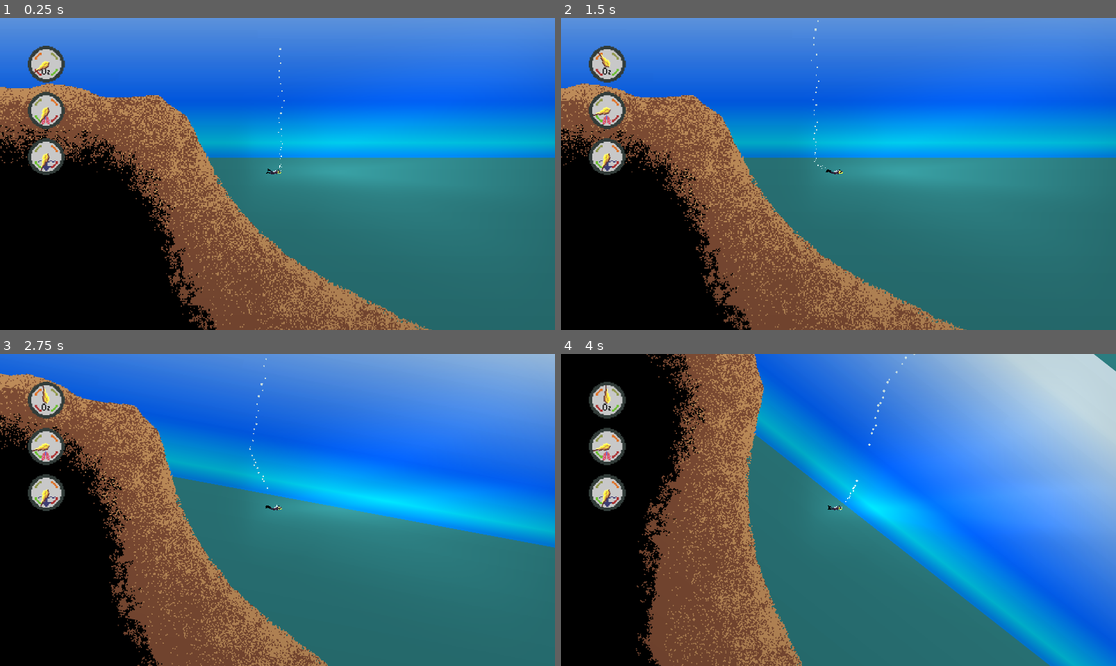
Above: before the commit, frames 1-4 (two rows, left to right).
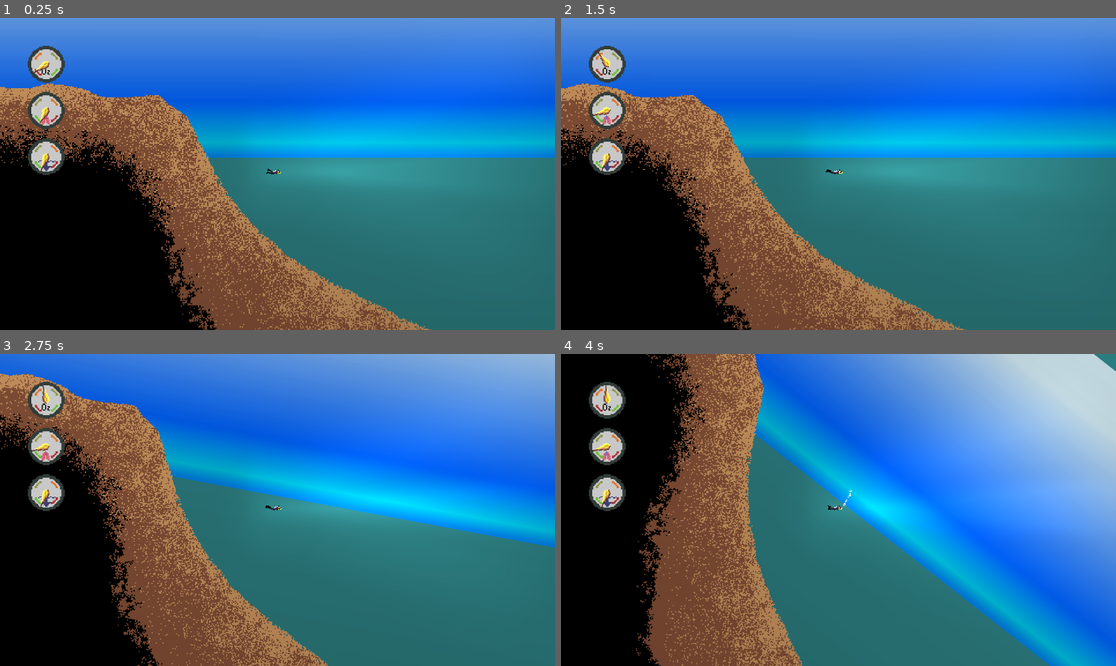
Above: after the commit, the same moments.

Repository: BrothersChimes/aphosis
Game: Godot game, scene res://map_and_lighting.tscn
Two runs of this game, one before a commit and one after it. Both use one fixed random seed, a clock stepped at 60 frames per second and the inputs below. This scene is started directly instead of the project's main scene.
Inputs:
- Up to frame 1 (0.25 s): no input
- Up to frame 2 (1.5 s): hold Space (sprint) 0.53-1.28 s; hold Up (up_button) from 0.53 s (still down); tap Space (sprint) at 1.35 s
- Up to frame 3 (2.75 s): release Up (up_button) at 2.03 s; hold Left (left_button) from 2.03 s (still down); hold Space (sprint) from 2.03 s (still down)
- Up to frame 4 (4 s): keep holding Left (left_button); release Space (sprint) at 2.78 s; tap Space (sprint) at 2.85 s; hold Space (sprint) from 3.53 s (still down)

The runs differ from the first frame. In frame 1, less than 0.1% of the frame differs, in the area x 50-52%, y 9-49%; in frame 2, less than 0.1%; in frame 3, less than 0.1%; in frame 4, less than 0.1%, in the area x 50-64%, y 0-51%.

Commit message:
better bubbles

Diff:
--- a/bubblegen.tscn
+++ b/bubblegen.tscn
@@ -28,11 +28,9 @@
 [node name="ManyParticles" type="CPUParticles2D" parent="."]
 material = SubResource("ShaderMaterial_rdv3m")
 emitting = false
-amount = 100
-lifetime = 15.0
+amount = 200
+lifetime = 20.0
 speed_scale = 2.0
-randomness = 0.9
-lifetime_randomness = 0.1
 emission_shape = 1
 emission_sphere_radius = 7.0
 gravity = Vector2(0, -20)
@@ -44,13 +42,10 @@
 
 [node name="FewParticles" type="CPUParticles2D" parent="."]
 material = SubResource("ShaderMaterial_rdv3m")
+emitting = false
 amount = 40
-lifetime = 40.0
-preprocess = 3.0
+lifetime = 20.0
 speed_scale = 2.0
-explosiveness = 0.8
-randomness = 0.3
-lifetime_randomness = 0.7
 emission_shape = 1
 emission_sphere_radius = 5.0
 gravity = Vector2(0, -20)
--- a/player.gd
+++ b/player.gd
@@ -38,10 +38,12 @@
 
 const camera_resize_start = 5000
 
+var breath_timer = 3.0
+var breathe_out = true
+
 func get_consumption():
 	var depth_ratio = (current_depth / max_depth_possible)
 	consumption_multiplier = max_consumption_multiplier * depth_ratio
-	print(consumption_multiplier)
 	if consumption_multiplier < min_consumption_multiplier:
 		consumption_multiplier = min_consumption_multiplier
 
@@ -72,17 +74,31 @@
 	apply_depth()
 	consumption = get_consumption()
 	suck_oxy(delta)
-	sprint_bubblers()
+	sprint_bubblers(delta)
 	camera_with_depth()
 
 
-func sprint_bubblers():
-	if Input.is_action_just_pressed('sprint'):
-		$Bubblegen/ManyParticles.emitting = true
-		$Bubblegen/FewParticles.emitting = false
-	elif Input.is_action_just_released('sprint'):
-		$Bubblegen/ManyParticles.emitting = false
-		$Bubblegen/FewParticles.emitting = true
+func sprint_bubblers(delta):
+	if Input.is_action_pressed('sprint'):
+		breath_timer -= 1.5*delta
+	else:
+		breath_timer -= delta
+
+	if breath_timer <= 0:
+		if breathe_out:
+			print("breathe out")
+			if Input.is_action_pressed('sprint'):
+				$Bubblegen/ManyParticles.emitting = true
+			else:
+				$Bubblegen/FewParticles.emitting = true
+		else:
+			print("breathe in")
+			$Bubblegen/ManyParticles.emitting = false
+			$Bubblegen/FewParticles.emitting = false
+
+
+		breathe_out = !breathe_out
+		breath_timer = 3.0
 
 @onready var camera_node = $Camera2D
 
Not shown: 1 places in Main.tscn that only renumber resources
Not shown: 1 places in map_and_lighting.tscn that only renumber resources
Not shown: 1 places in player.tscn that only renumber resources
